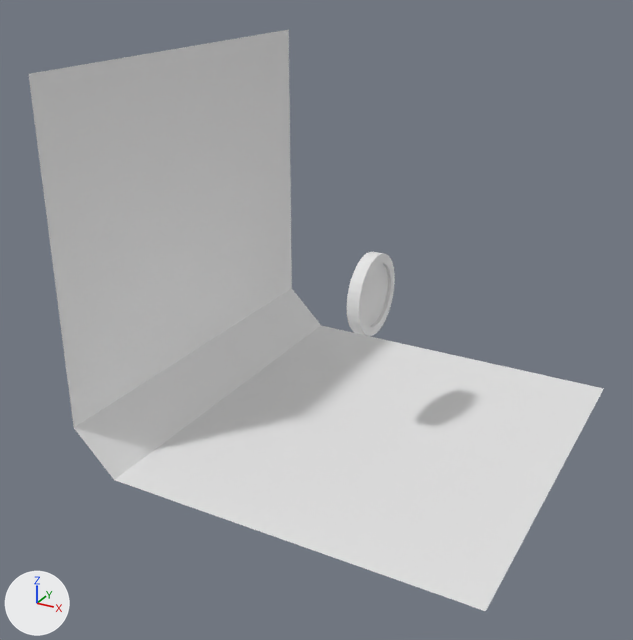
Two versions of the Blender file connect_four/blender/piece.blend, one commit apart.
Both versions are drawn from a camera (50 mm lens) standing at (8.41, -17.73, 11.52) and looking at (-0.75, -1.08, 3.19). The lights are fixed; the arrows at lower left show +X, +Y and +Z.
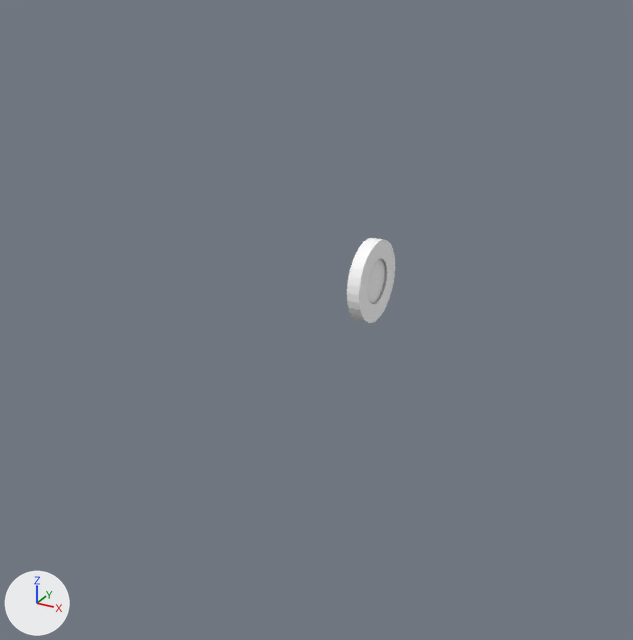
What differs and where, as boxes [x1, y1, x2, y2] in the pictures (633 x 640 px):
'Plane', hidden
    before: [29, 30, 604, 611]
'Circle', moved
    before: [347, 252, 395, 336]
    after: [347, 238, 395, 323]

Edits to the bpy script that builds the scene:
```text
Change ob_circle:
    ob_circle.location: (0.0, 0.0, 3.65) -> (0.0, 0.0, 4.0)
Change ob_plane:
    add ob_plane.hide_render = True
```
